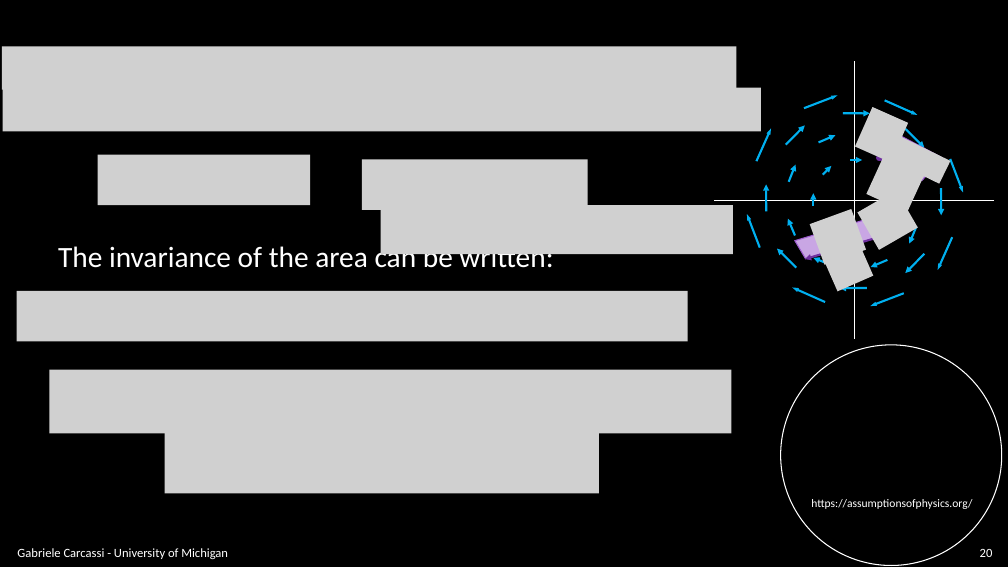
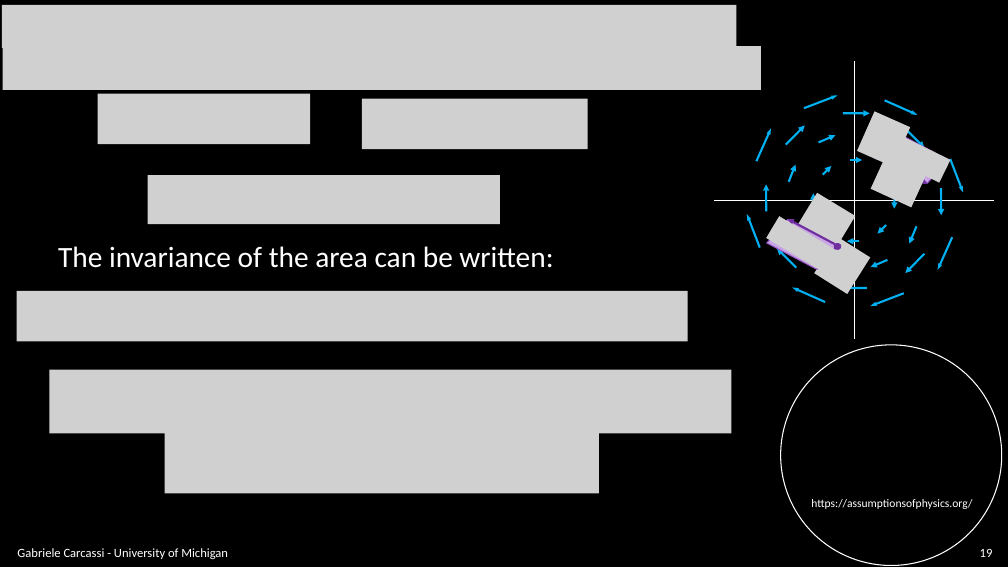
Before and after one commit to assumptionsofphysics/slides, a slide deck: slide 19 of BookCompanions-v2/RP-Class-3.pptx (slide 20 before the commit). Drawn at 1008x567 pixels with LibreOffice and Linux fonts; fonts in the diff are those of the drawing; grey boxes stand for pictures; background and template pictures are left out. Boxes give left, top, right and bottom in pixels: in the first picture for what was removed or moved away, otherwise in the second. Text is boxed around its words. In the diff, an @@ line names an element or a change of style, - is before the commit and + after.

```diff
--- a/BookCompanions-v2/RP-Class-3.pptx
+++ b/BookCompanions-v2/RP-Class-3.pptx
@@ picture added at box(2, 5, 737, 48) @@
@@ picture: place and size @@
-picture at box(2, 46, 737, 89)
+picture at box(2, 46, 761, 90)
@@ picture removed at box(2, 88, 761, 132) @@
@@ picture added at box(98, 94, 310, 144) @@
@@ picture added at box(362, 98, 588, 149) @@
@@ picture: place and size @@
-picture at box(855, 107, 908, 163)
+picture at box(857, 111, 911, 166)
@@ picture: place and size @@
-picture at box(866, 154, 925, 212)
+picture at box(871, 149, 929, 207)
@@ parallelogram: place and size @@
-parallelogram at box(880, 132, 943, 184)
+parallelogram at box(878, 130, 948, 186)
@@ picture removed at box(98, 154, 310, 205) @@
@@ picture added at box(147, 175, 500, 225) @@
@@ picture removed at box(362, 160, 588, 210) @@
@@ arrow moved from (882, 160) - (923, 181) to (880, 159) - (928, 184) @@
@@ picture removed at box(380, 205, 733, 254) @@
@@ picture added at box(795, 193, 856, 253) @@
@@ picture removed at box(810, 209, 867, 265) @@
@@ picture removed at box(858, 190, 918, 249) @@
@@ picture added at box(766, 216, 837, 273) @@
@@ parallelogram at box(767, 216, 837, 272): mirrored; rotation 343 to 207 degrees @@
@@ arrow moved from (875, 238) - (805, 259) to (836, 244) - (788, 219) @@
@@ picture at box(814, 236, 871, 294): rotation 336 to 32 degrees @@
@@ arrow moved from (876, 237) - (867, 219) to (836, 249) - (817, 270) @@
@@ ellipse at box(835, 243, 841, 250): rotation 0 to 180 degrees @@
@@ page number at box(980, 549, 993, 557): text changed @@
-20
+19
```
Also in this commit, not shown: 25 other slides changed, 4 slides added.
